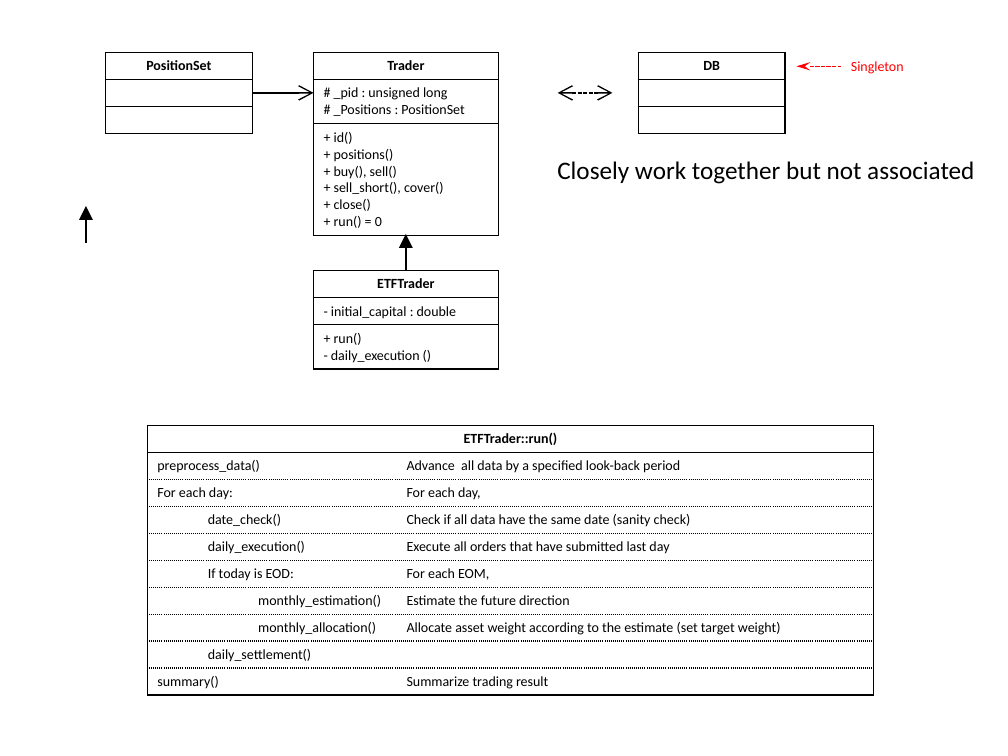
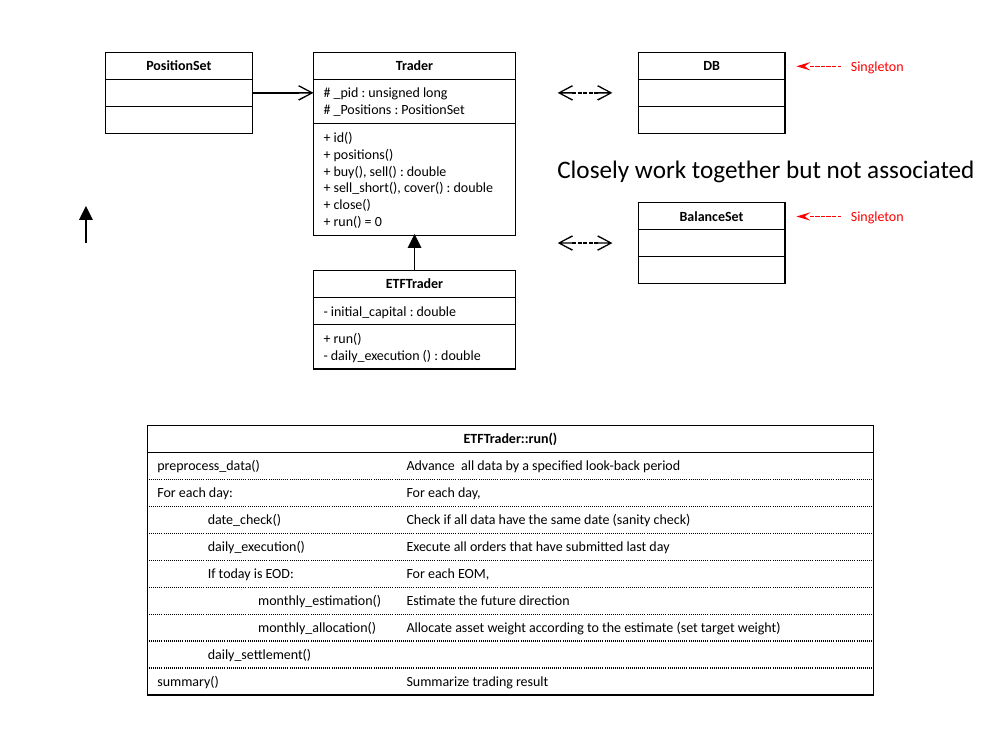
Before and after one commit to ljw2602/cppbacktester, a slide deck: slide 5 of UML.pptx. Drawn at 1008x756 pixels with LibreOffice and Linux fonts; fonts in the diff are those of the drawing. Boxes give left, top, right and bottom in pixels: in the first picture for what was removed or moved away, otherwise in the second. Text is boxed around its words. In the diff, an @@ line names an element or a change of style, - is before the commit and + after.

```diff
--- a/UML.pptx
+++ b/UML.pptx
@@ table at (313,52,516,234) @@
-row 3, column 1: + id() / + positions() / + buy(), sell() / + sell_short(), cover() / + close() / + run() = 0
+row 3, column 1: + id() / + positions() / + buy(), sell() : double / + sell_short(), cover() : double / + close() / + run() = 0
@@ table: place and size @@
-table at (313,52,498,234)
+table at (313,52,516,234)
@@ table added at (638,203,785,283), 3 rows, 1 columns @@
+BalanceSet
+
+
@@ arrow moved from (406, 234) - (406, 270) to (414, 234) - (414, 270) @@
@@ arrow added from (841, 217) to (796, 217), #FF0000 1 pt dashed @@
@@ text added at (851,211,904,224), 10 pt, text #FF0000 @@
+Singleton
@@ double arrow added from (557, 243) to (613, 243), #000000 1 pt dashed @@
@@ table at (313,270,516,368) @@
-row 3, column 1: + run() / - daily_execution ()
+row 3, column 1: + run() / - daily_execution () : double
@@ table: place and size @@
-table at (313,270,498,368)
+table at (313,270,516,368)
```
Also in this commit, not shown: 1 other slide changed, 23 other files.
